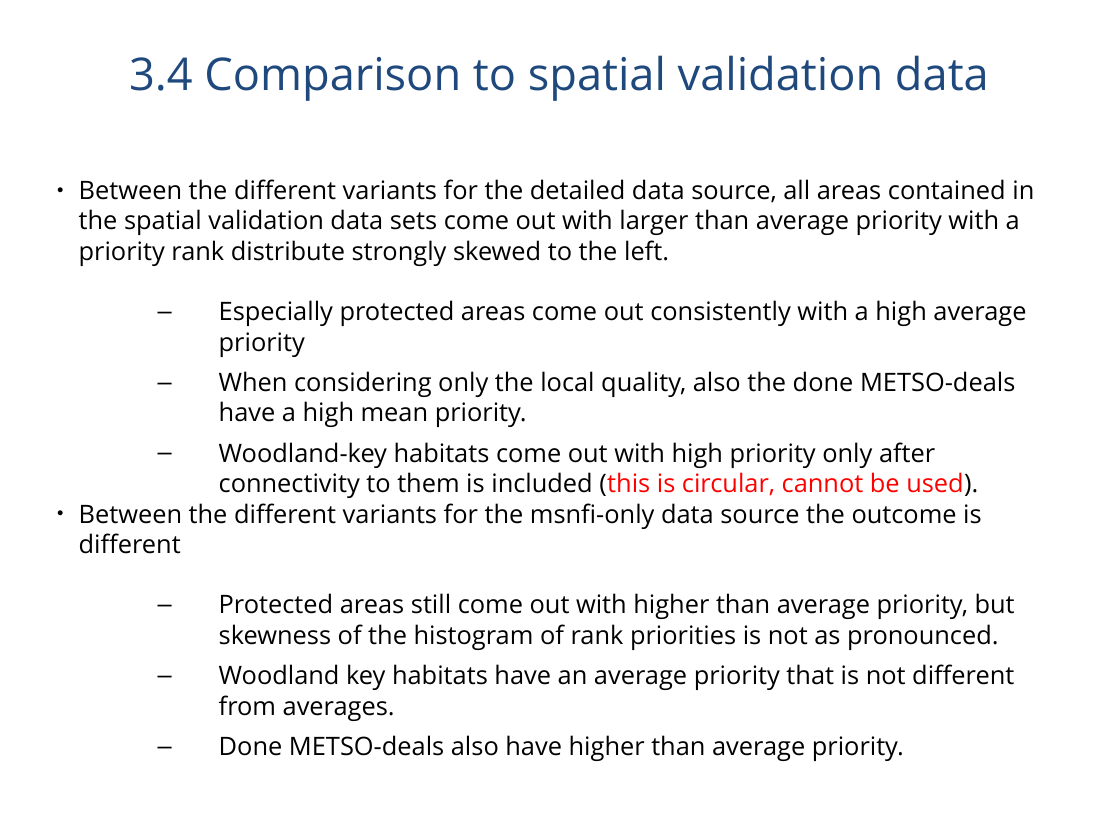
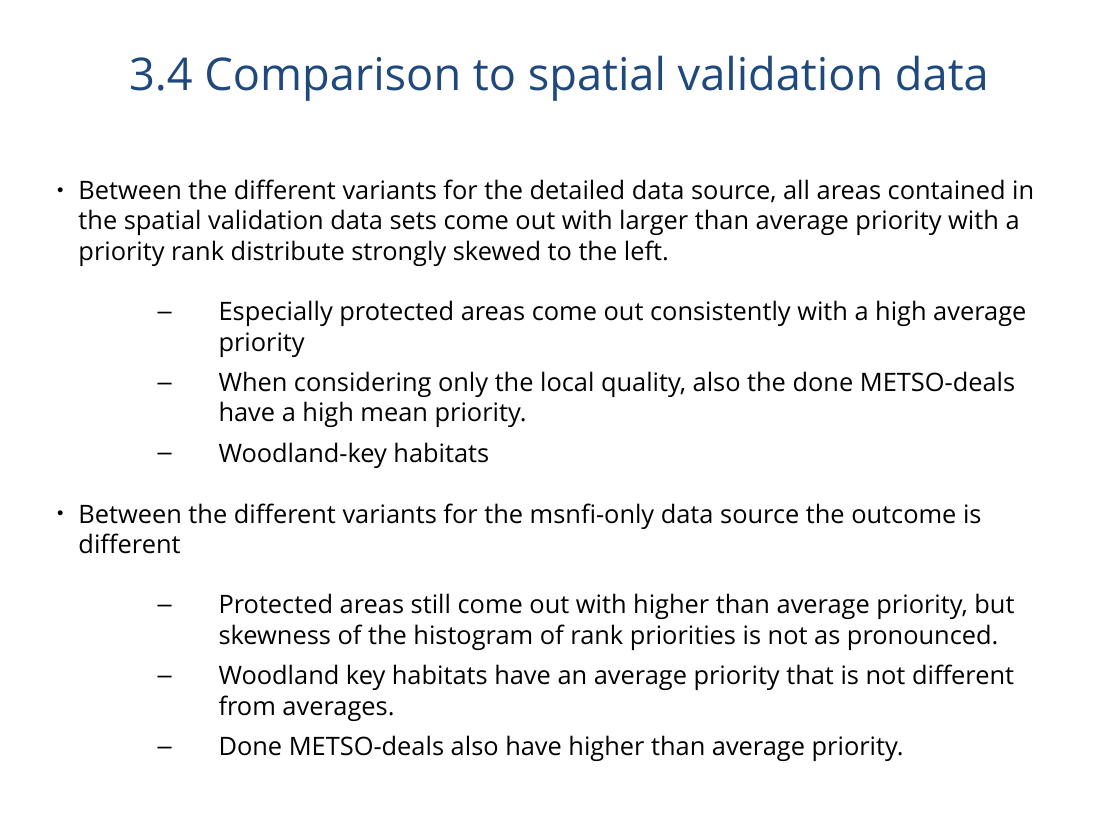
Before and after one commit to jlehtoma/validityms, a slide deck: slide 33 of reports/validity_ms_outline.ppt (slide 35 before the commit). Drawn at 1120x840 pixels with LibreOffice and Linux fonts; fonts in the diff are those of the drawing. Boxes give left, top, right and bottom in pixels: in the first picture for what was removed or moved away, otherwise in the second. Text is boxed around its words. In the diff, an @@ line names an element or a change of style, - is before the commit and + after.

```diff
--- a/reports/validity_ms_outline.ppt
+++ b/reports/validity_ms_outline.ppt
@@ text at (x1=78, y1=179, x2=1034, y2=554): indent changed @@
@@ text at (x1=219, y1=442, x2=489, y2=468): text changed @@
-  – Woodland-key habitats come out with high priority only after connectivity to them is included (this is circular, cannot be used).
+  – Woodland-key habitats
```
Also in this commit, not shown: 25 other slides changed, 6 slides added, 7 slides removed.
